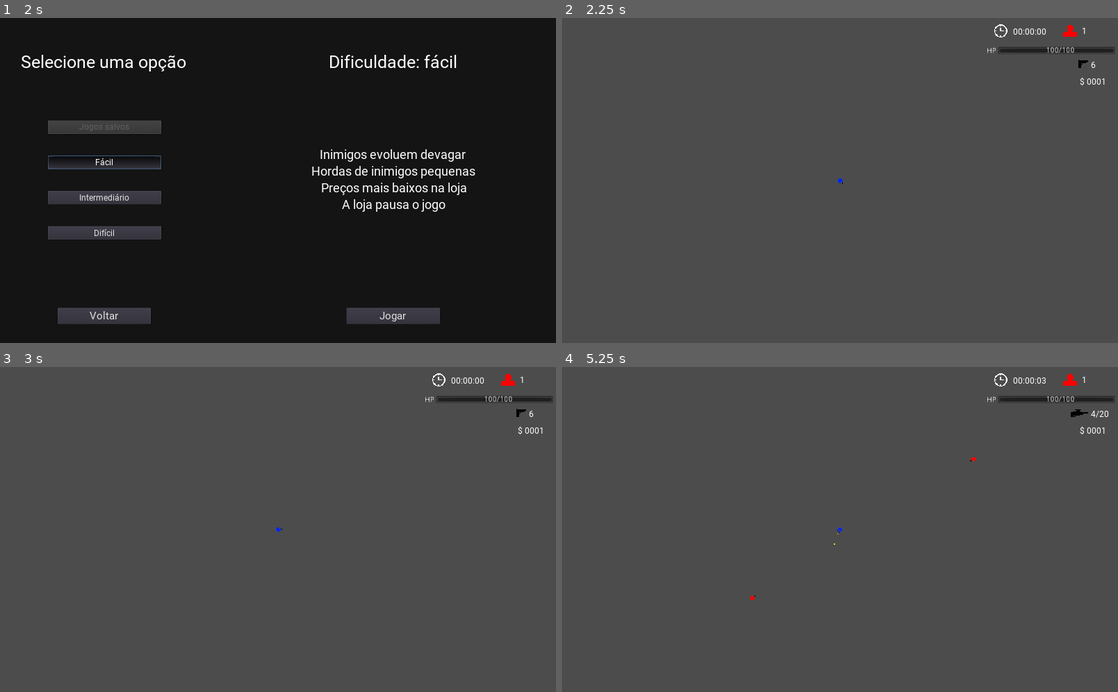
Above: before the commit, frames 1-4 (two rows, left to right).
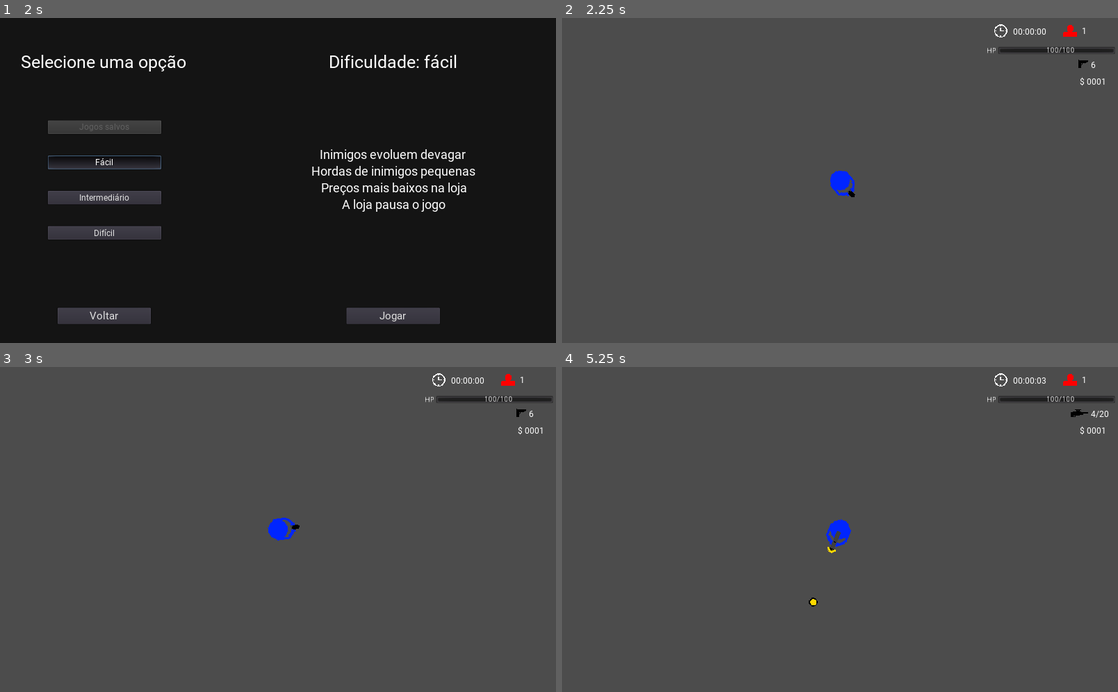
Above: after the commit, the same moments.

Repository: GregorioFornetti/Zigmor
Game: Godot game, scene res://Scenes_and_scripts/Interfaces/Menus/Main_menu.tscn
The game is run twice, just before and just after one commit, with the same random seed, the same clock (stepped at 60 frames per second) and the same inputs.
Inputs (mouse positions are in pixels of both pictures, inside the frame that each line leads up to):
- Up to frame 1 (2 s): click "Jogar" at 0.5 s; click "Fácil" at 1.25 s
- Up to frame 2 (2.25 s): click "Jogar" at 2 s
- Up to frame 3 (3 s): tap Enter at 2.75 s; move the mouse to (400, 513) at 2.77 s; hold Right (ui_right) from 2.78 s (still down); hold 1 (change_weapon_to_pistol) from 2.78 s (still down)
- Up to frame 4 (5.25 s): move the mouse to (728, 545) at 3.52 s; release Right (ui_right) at 3.53 s; release 1 (change_weapon_to_pistol) at 3.53 s; hold Down (ui_down) 3.53-4.28 s; tap 2 (change_weapon_to_shotgun) at 3.6 s; move the mouse to (895, 458) at 4.27 s; hold Right (ui_right) 4.28-5.03 s; hold 3 (change_weapon_to_sniper) 4.28-5.03 s; tap Space at 5 s; move the mouse to (812, 594) at 5.02 s; hold Up (ui_up) from 5.03 s (still down); click (812, 594) at 5.1 s

Frame 1 is identical in both runs. In frame 2, 0.2% of the frame differs, in the area x 48-53%, y 47-56%; in frame 3, 0.2%; in frame 4, 0.3%, in the area x 33-75%, y 27-74%.

Commit message:
enemies spawner
- Spawn de inimigos aleatório dependendo de seus pontos de spawn criado

Diff:
--- a/Scenes_and_scripts/Enemies/Pistol_enemy.gd
+++ b/Scenes_and_scripts/Enemies/Pistol_enemy.gd
@@ -5,7 +5,7 @@
 var current_rotation
 
 func _ready():
-	set_default_attributes(100, 90, 5, 20)
+	set_default_attributes(20, 90, 5, 20)
 	set_default_range()
 
 func _process(delta):
--- a/Scenes_and_scripts/Enemies/Shotgun_enemy.gd
+++ b/Scenes_and_scripts/Enemies/Shotgun_enemy.gd
@@ -7,7 +7,7 @@
 var current_rotation
 
 func _ready():
-	set_default_attributes(100, 90, 5, 20)
+	set_default_attributes(20, 90, 5, 20)
 	angle = deg2rad(angle)
 	set_default_range()
 
--- a/Scenes_and_scripts/Player/Player.tscn
+++ b/Scenes_and_scripts/Player/Player.tscn
@@ -95,7 +95,6 @@
 
 [node name="Camera2D" type="Camera2D" parent="."]
 current = true
-zoom = Vector2( 5, 5 )
 
 [connection signal="area_entered" from="Hurtbox" to="." method="_on_Hurtbox_area_entered"]
 [connection signal="timeout" from="Shoot_timer" to="." method="_on_Shoot_timer_timeout"]
--- a/Scenes_and_scripts/Preloaded/Game.gd
+++ b/Scenes_and_scripts/Preloaded/Game.gd
@@ -67,13 +67,13 @@
 
 
 func easy_spawn_points_function(t):
-	return t
+	return int(t / 60 + 2)
 
 func medium_spawn_points_function(t):
-	return 2 * t
+	return int(t / 40 + 3)
 
 func hard_spawn_points_function(t):
-	return 3 * t
+	return int(t / 20 + 4)
 
 
 func easy_spawn_delay_function(t):
--- a/Scenes_and_scripts/Spawner/Enemies_spawner.gd
+++ b/Scenes_and_scripts/Spawner/Enemies_spawner.gd
@@ -4,34 +4,90 @@
 const SPAWN_HEIGHT = 3500  # Altura a partir do player para spawn de inimigos (player centralizado)
 const EXTRA_SPACE = 100  # Inimigos não podem spawnar no campo de visão do player + EXTRA_SPACE
 
-onready var Pistol_enemy = preload("res://Scenes_and_scripts/Enemies/Pistol_enemy.tscn")
+onready var enemies = [
+	{   # Pistol enemy (policial com pistola)
+		"spawn_points_cost": 1,
+		"enemy": preload("res://Scenes_and_scripts/Enemies/Pistol_enemy.tscn")
+	},
+	{   # Shotgun enemy (policial com shotgun)
+		"spawn_points_cost": 1,
+		"enemy": preload("res://Scenes_and_scripts/Enemies/Shotgun_enemy.tscn")
+	}
+]
 onready var player = get_parent().get_node("Player")
 onready var spawn_blocker = get_node("Spawn_blocker")
 onready var rng = RandomNumberGenerator.new()
+var possible_ranges_array = []
+
+class EnemiesSorter:
+	static func sort_ascending(enemy1, enemy2):
+		if enemy1['spawn_points_cost'] < enemy2['spawn_points_cost']:
+			return true
+		return false
+
 
 func _ready():
+	$Timer.start(Game.get_spawn_delay())
+	rng.randomize()
+
+	# Definindo o tamanho do spawn blocker para que inimigos não spawnem no campo de visão do player + EXTRA_SPACE
 	spawn_blocker.shape.extents.x = ProjectSettings.get_setting("display/window/size/width") / 2 + EXTRA_SPACE
 	spawn_blocker.shape.extents.y = ProjectSettings.get_setting("display/window/size/height") / 2 + EXTRA_SPACE
-	rng.randomize()
 
+	# Criação do vetor que ajudará na coleta do max range possível com certa quantidade de pontos de spawn.
+	# possible_ranges_array[ponto_de_spawn_atual] deve representar o maximo range
+	# possivel de se conseguir com tal quantidade de pontos
+	enemies.sort_custom(EnemiesSorter, "sort_ascending")
+	var current_max_range = 0
+	var max_points = enemies[-1]['spawn_points_cost']
+	for current_points in range(1, max_points):
+		while current_points >= enemies[current_max_range]['spawn_points_cost']:
+			current_max_range += 1
+		# OBS: Current max range sempre ficará 1 indice a frente do inimigo mais
+		# caro de spawnar atualmente (mais caro que da para "gastar" com os "current points".
+		possible_ranges_array.append(current_max_range - 1)
+	possible_ranges_array.append(len(enemies) - 1)
+
+	spawn_enemies()
+
+func _on_Timer_timeout():
+	spawn_enemies()
+	$Timer.start(Game.get_spawn_delay())
+
+func spawn_enemies():
+	var current_spawn_points = Game.get_spawn_points()
+	while current_spawn_points != 0:
+		var selected = enemies[rng.randi_range(0, get_possible_enemies_max_range(current_spawn_points))]
+		current_spawn_points -= selected["spawn_points_cost"]
+		spawn_enemy(selected['enemy'])
+
+func get_possible_enemies_max_range(current_points):
+	# O max range possível representa até qual inimigo podemos pegar aleatoriamente com uma certa quantidade de pontos
+	# Por exemplo, se eu tenho uma lista com inimigos com custo de spawn igual a [1, 1, 3, 5],
+	# se eu possuir 1 ponto, o meu max range deve ser 1 (para poder acessar os indices 0 e 1),
+	# e se eu tiver 5 pontos, meu max range dever ser 4 (para poder spawnar qualquer inimigo),
+	# e caso eu tenha um número maior do que 5 de pontos, o max range deve continuar sendo 4 (pois posso spawnar qualquer inimigo).
+	var index = min(current_points - 1, len(possible_ranges_array) - 1)
+	return possible_ranges_array[index]
 
 func spawn_enemy(Enemy):
 	var enemy = Enemy.instance()
-	get_parent().add_child(enemy)
-	enemy.position = get_random_position(enemy.collision_shape)
+	get_parent().call_deferred("add_child", enemy)
+	enemy.position = get_random_position(enemy.get_node("CollisionShape2D").shape)
 
 func get_random_position(enemy_colision_shape):
 	# Retorna uma posição aleatória dentro do range do retangulo de largura
-	# e altura definidos pelas constantes no começo do código
+	# e altura definidos pelas constantes no começo do código.
+	# A posição retornada precisa estar livre (sem nenhum objeto com colisão nela)
 
-	position = player.position  # atualizar a posição do spawner block
+	position = player.position  # atualizar a posição do spawn blocker
 	var space_state = get_world_2d().direct_space_state
 
-	while true:
+	while true: # Enquanto a posição aleatória não for livre, irá ficar sorteando uma nova.
 		var random_pos = player.position + Vector2(rng.randf_range(-SPAWN_WIDTH/2,SPAWN_WIDTH/2), rng.randf_range(-SPAWN_HEIGHT/2,SPAWN_HEIGHT/2))
 
 		var query = Physics2DShapeQueryParameters.new()
-		#query.collision_layer = 0b00000000000010000111
+		query.collision_layer = 0b00000000000010000111
 		query.collide_with_areas = true
 		query.set_shape(enemy_colision_shape)
 		query.set_transform(Transform2D(0, random_pos))
@@ -49,7 +105,3 @@
 #
 #func _draw():
 #	draw_rect(Rect2(-SPAWN_WIDTH/2,-SPAWN_HEIGHT/2,SPAWN_WIDTH,SPAWN_HEIGHT), ColorN('red'), false, 20)
-
-
-func _on_Timer_timeout():
-	spawn_enemy(Pistol_enemy)
--- a/Scenes_and_scripts/Spawner/Enemies_spawner.tscn
+++ b/Scenes_and_scripts/Spawner/Enemies_spawner.tscn
@@ -11,7 +11,6 @@
 script = ExtResource( 1 )
 
 [node name="Timer" type="Timer" parent="."]
-autostart = true
 
 [node name="Spawn_blocker" type="CollisionShape2D" parent="."]
 shape = SubResource( 1 )
